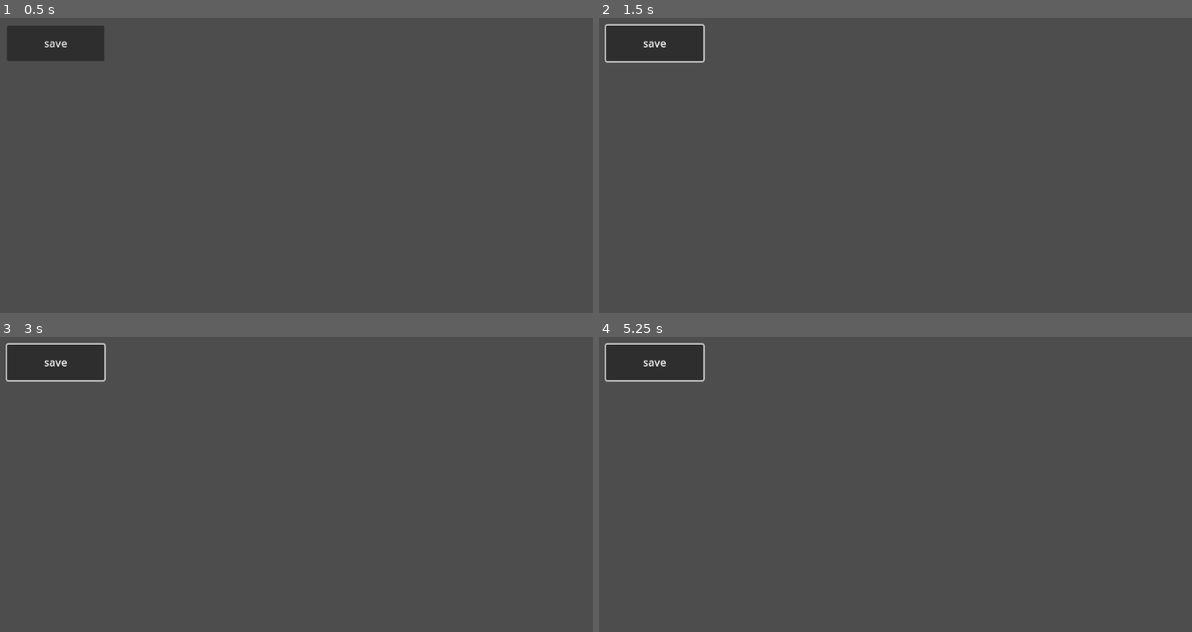
Above: before the commit, frames 1-4 (two rows, left to right).
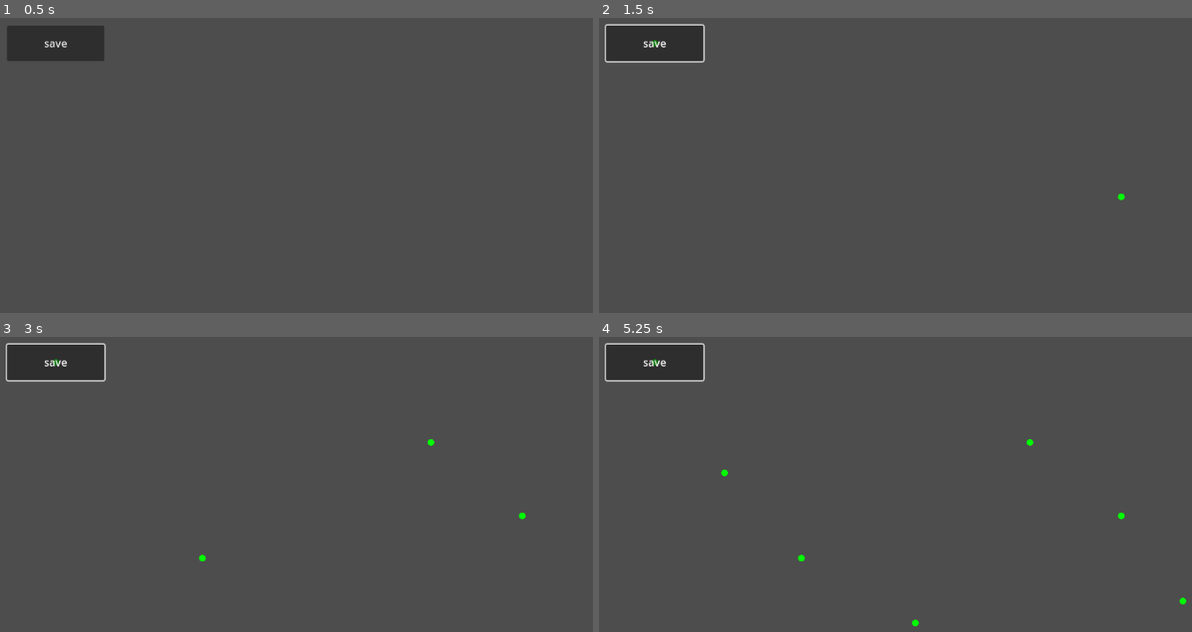
Above: after the commit, the same moments.

Repository: uprun/GRAIL-like
Game: Godot game, scene res://main.tscn
Two runs of this game, one before a commit and one after it. Both use one fixed random seed, a clock stepped at 60 frames per second and the inputs below.
Inputs (mouse positions are in pixels of both pictures, inside the frame that each line leads up to):
- Up to frame 1 (0.5 s): no input
- Up to frame 2 (1.5 s): click "save" at 0.5 s; move the mouse to (1120, 197) at 1.27 s; click (1120, 197) at 1.42 s
- Up to frame 3 (3 s): move the mouse to (201, 558) at 2.02 s; click (201, 558) at 2.17 s; move the mouse to (432, 443) at 2.77 s; click (432, 443) at 2.92 s
- Up to frame 4 (5.25 s): move the mouse to (913, 623) at 3.52 s; click (913, 623) at 3.67 s; move the mouse to (1180, 602) at 4.27 s; click (1180, 602) at 4.42 s; move the mouse to (723, 472) at 5.02 s; click (723, 472) at 5.17 s

Frame 1 is identical in both runs. In frame 2, less than 0.1% of the frame differs, in the area x 8-89%, y 7-62%; in frame 3, less than 0.1%; in frame 4, 0.2%, in the area x 8-100%, y 7-99%.
Error before the commit: Parse Error: Too few arguments for "push_back()" call. Expected at least 1 but received 0. (res://main.gd:104)

Commit message:
2024-12-15--15h55m28s

Diff:
--- a/main.gd
+++ b/main.gd
@@ -101,4 +101,4 @@
 func _on_button_pressed():
 	var drawn_symbol = Symbol_Drawn.new()
 
-	stored_symbols.push_back()
+	stored_symbols.push_back(drawn_symbol)
